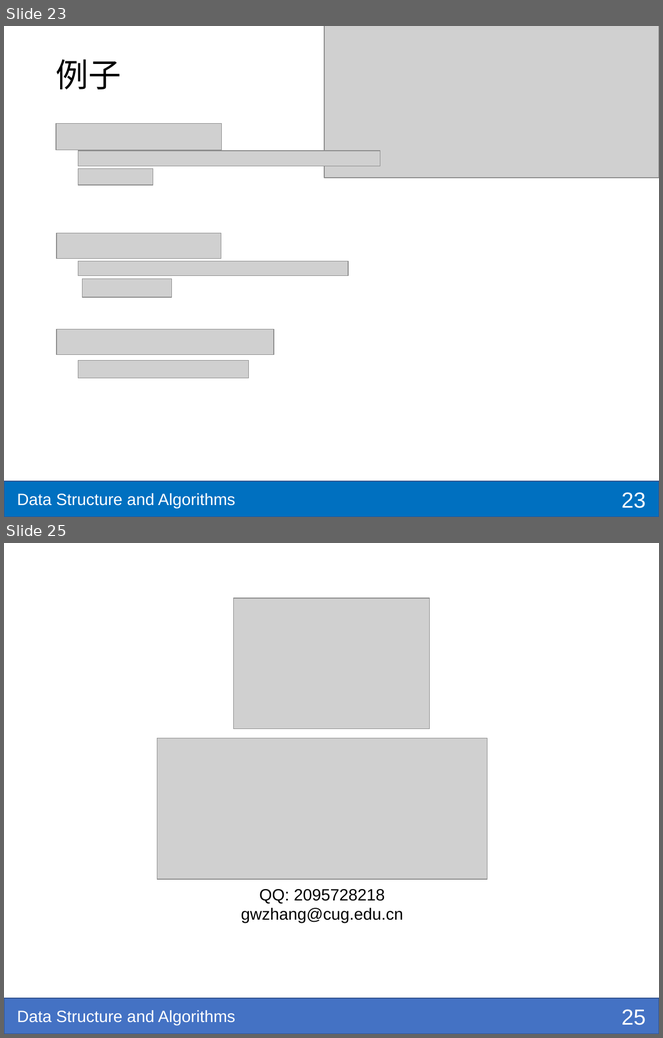
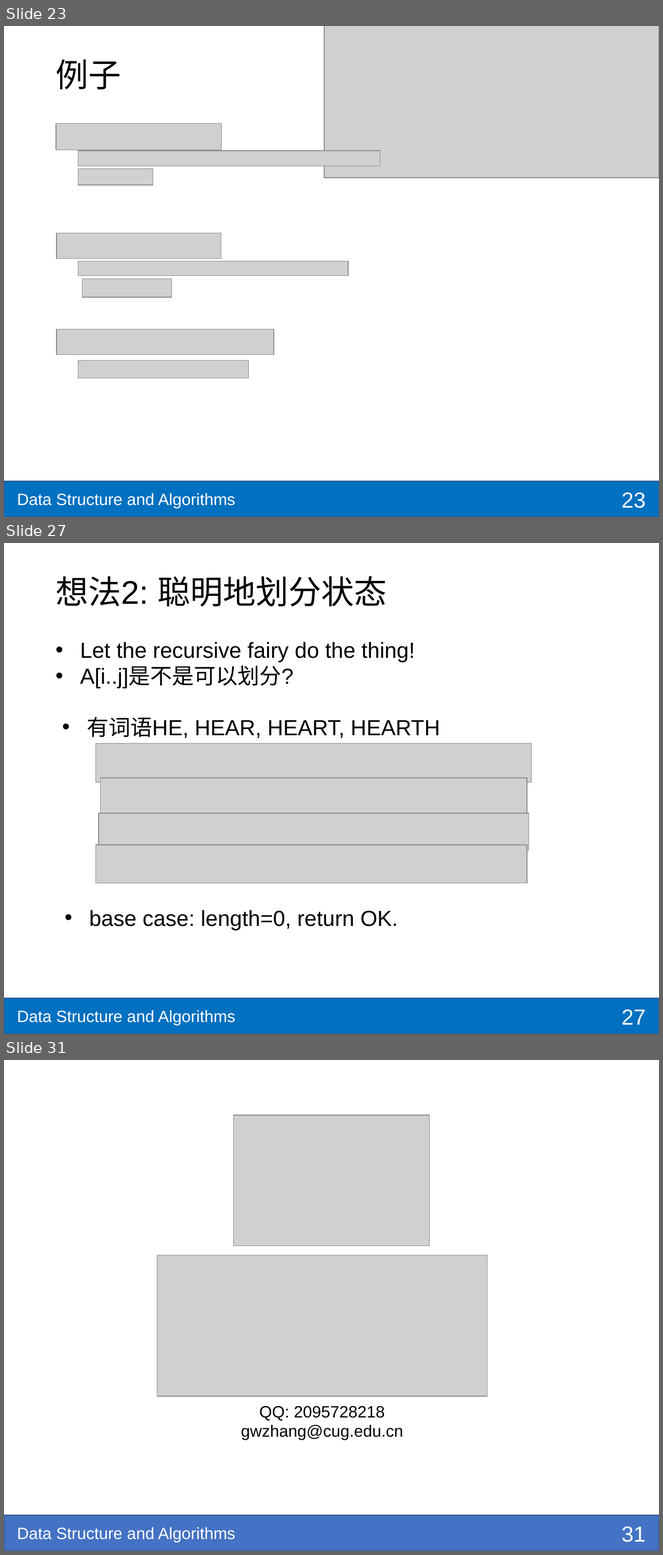
Before and after one commit to shzaiz/dx-public, a slide deck: notes/notes/ds-algo/ch3-recursive.pptx. Shown one above the other, each under a label of ours: slides 23 and 25 before the commit, slides 23, 27 and 31 after it; the slides between them are not shown. The pictures are 663x1038 and 663x1555 pixels, drawn with LibreOffice and Linux fonts; fonts in the diff are those of the drawing; grey boxes stand for pictures; background and template pictures are left out. Boxes give left, top, right and bottom in pixels: in the first picture for what was removed or moved away, otherwise in the second. Text is boxed around its words. In the diff, an @@ line names an element or a change of style, - is before the commit and + after.

```diff
--- a/notes/notes/ds-algo/ch3-recursive.pptx
+++ b/notes/notes/ds-algo/ch3-recursive.pptx
@@ slide 27 added at [4,543,659,1034], background #FFFFFF; not listed: 2 template elements that a slide beside it also shows @@
@@ title added at [55,576,387,607], 36 pt, text #000000 @@
+想法2: 聪明地划分状态
@@ text added at [80,642,415,689], 24 pt, text #000000 @@
+• Let the recursive fairy do the thing!
+• A[i..j]是不是可以划分?
@@ text added at [87,717,440,739], 24 pt, text #000000 @@
+• 有词语HE, HEAR, HEART, HEARTH
@@ picture added at [96,744,531,783] @@
@@ picture added at [100,778,527,815] @@
@@ picture added at [98,813,529,851] @@
@@ picture added at [96,845,527,883] @@
@@ text added at [89,910,398,930], 24 pt, text #000000 @@
+• base case: length=0, return OK.
@@ page number added at [622,1009,646,1025], 24 pt, text #FFFFFF @@
+27
@@ what was slide 25 is now slide 31 @@
@@ page number at [622,1526,646,1543]: text changed @@
-25
+31
```
Also in this commit, not shown: 2 slides changed, 5 other slides added, 16 other files.
